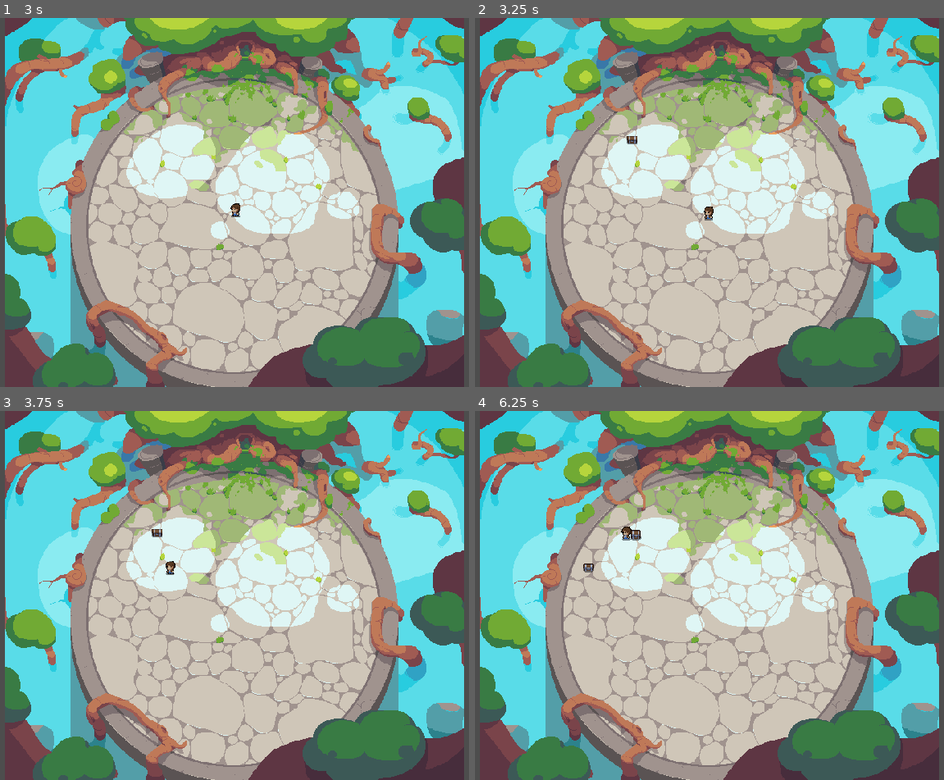
Above: before the commit, frames 1-4 (two rows, left to right).
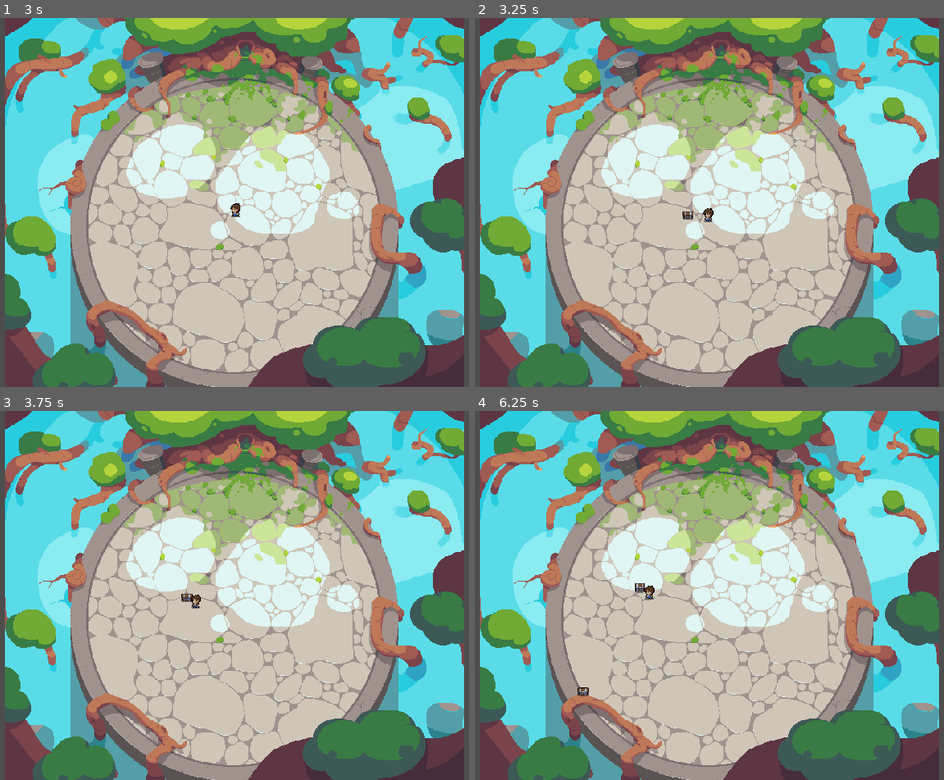
Above: after the commit, the same moments.

Repository: VanillaIceCube/Yokozuna-Ring-Warriors
Game: Godot game, scene res://arenas/arena_01.tscn
Same seed, same stepped clock (60 frames per second), same inputs: the game is played once before the commit and once after it.
Inputs (mouse positions are in pixels of both pictures, inside the frame that each line leads up to):
- Up to frame 1 (3 s): tap Enter at 0.5 s; move the mouse to (379, 184) at 0.52 s; hold R (swing_sword) 0.53-1.28 s; click (379, 184) at 0.67 s; tap Space at 1.25 s; move the mouse to (103, 220) at 1.27 s; hold F (character_knockback) 1.28-2.03 s; tap R (swing_sword) at 1.35, 2.85 s; move the mouse to (300, 121) at 2.02 s; hold R (swing_sword) 2.03-2.78 s; move the mouse to (201, 276) at 2.77 s; click (201, 276) at 2.92 s
- Up to frame 2 (3.25 s): no input
- Up to frame 3 (3.75 s): move the mouse to (431, 650) at 3.52 s; hold F (character_knockback) from 3.53 s (still down); hold R (swing_sword) from 3.53 s (still down)
- Up to frame 4 (6.25 s): move the mouse to (512, 540) at 4.27 s; release R (swing_sword) at 4.28 s; tap R (swing_sword) at 4.35, 5.85 s; move the mouse to (742, 595) at 5.02 s; hold R (swing_sword) 5.03-5.78 s; click (742, 595) at 5.17 s; move the mouse to (611, 503) at 5.77 s; release F (character_knockback) at 5.78 s

Frame 1 is identical in both runs. In frame 2, 0.2% of the frame differs, in the area x 32-51%, y 32-56%; in frame 3, 0.2%; in frame 4, 0.4%, in the area x 21-39%, y 31-78%.

Commit message:
chests are now knocked back instead

Diff:
--- a/characters/Yokozuna.gd
+++ b/characters/Yokozuna.gd
@@ -119,7 +119,7 @@
 # Try to use abilities every 0.1 seconds
 func _on_use_abilities_timeout():
 
-	if global_position.distance_to(choose_target(find_group("Chest"))) < 15 and global_position.distance_to(Vector2(0,0)) > 15:
+	if global_position.distance_to(choose_target(find_group("Chest"))) < 25:
 		slash()
 
 func find_group(group):
--- a/characters/sword.gd
+++ b/characters/sword.gd
@@ -3,4 +3,4 @@
 func _on_body_entered(body):
 	for child in body.get_children():
 		if child is Damageable:
-			child.hit()
+			child.hit(global_position)
--- a/game_objects/chest_spawner.gd
+++ b/game_objects/chest_spawner.gd
@@ -4,11 +4,7 @@
 
 func _on_timer_timeout():
 	print("Spawn Chest")
-
-	var spawnArea = Rect2(Vector2(-200, -200), Vector2(200, 200))  # Replace with the desired spawn area
-	var spawnX = randf_range(spawnArea.position.x, spawnArea.position.x + spawnArea.size.x)
-	var spawnY = randf_range(spawnArea.position.y, spawnArea.position.y + spawnArea.size.y)
-	var spawnPosition = Vector2(spawnX, spawnY)
+	var spawnPosition = Vector2(randf_range(-240,240), randf_range(-240,240))
 
 	var objectInstance = objectScene.instantiate()
 
--- a/objects/Damageable.gd
+++ b/objects/Damageable.gd
@@ -2,5 +2,6 @@
 
 class_name Damageable
 
-func hit():
-	get_parent().dead = true
+func hit(position):
+	var hit_vector = (get_parent().global_position - position).normalized()
+	get_parent().apply_central_impulse(1000*hit_vector)
--- a/objects/chest.gd
+++ b/objects/chest.gd
@@ -7,10 +7,12 @@
 # Initializing other variables
 var dead = false
 var distance_from_center = global_position.distance_to(Vector2(0, 0))
+@export var linear_damp_export : float = 4
 
 # Initilization tasks
 func _ready():
 	state_machine.travel("idle")
+	linear_damp = linear_damp_export
 
 # Main physics loop
 func _physics_process(_delta):
--- a/objects/chest.tscn
+++ b/objects/chest.tscn
@@ -86,7 +86,6 @@
 [sub_resource type="AnimationNodeStateMachinePlayback" id="AnimationNodeStateMachinePlayback_3ydn7"]
 
 [node name="chest" type="RigidBody2D"]
-mass = 100.0
 gravity_scale = 0.0
 lock_rotation = true
 script = ExtResource("1_c5ggc")
